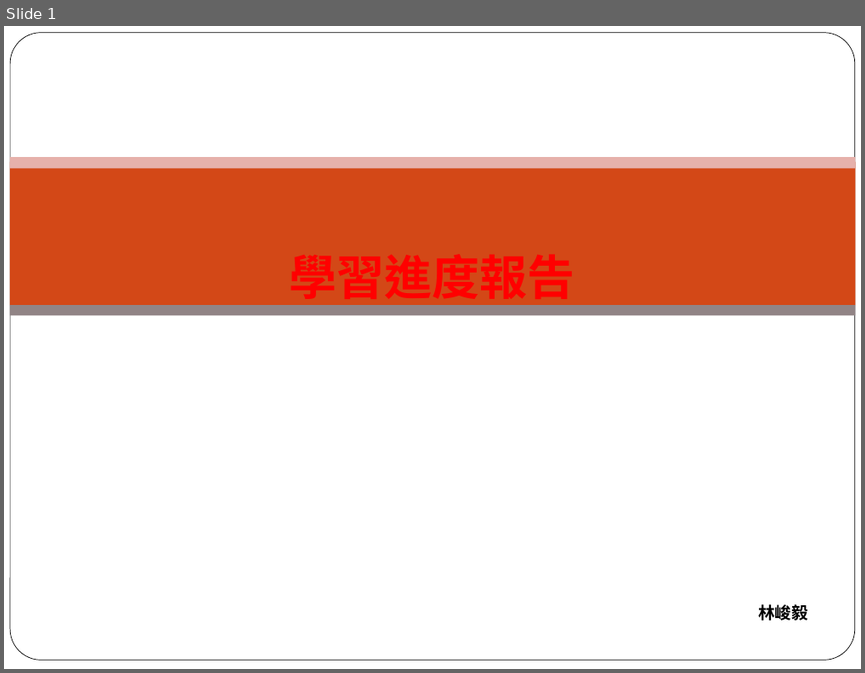
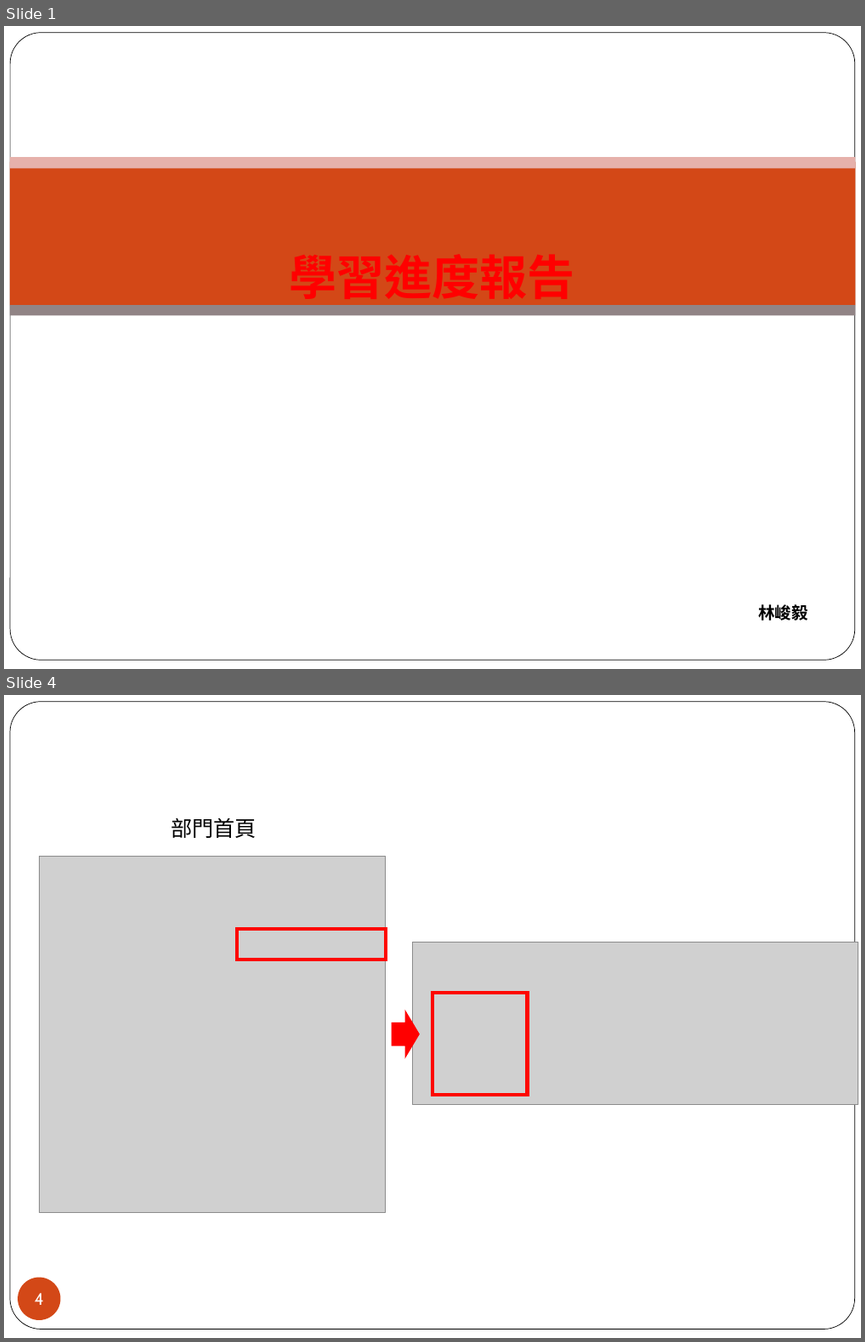
Before and after one commit to a20017428/gh, a slide deck: 週報/FUR/林峻毅(20240603)/林峻毅_週報_1211.ppt. Shown one above the other, each under a label of ours: slide 1 before the commit, slides 1 and 4 after it; the slides between them are not shown. The pictures are 865x673 and 865x1342 pixels, drawn with LibreOffice and Linux fonts; fonts in the diff are those of the drawing; grey boxes stand for pictures; background and template pictures are left out. Boxes give left, top, right and bottom in pixels: in the first picture for what was removed or moved away, otherwise in the second. Text is boxed around its words. In the diff, an @@ line names an element or a change of style, - is before the commit and + after.

```diff
--- a/週報/FUR/林峻毅(20240603)/林峻毅_週報_1211.ppt
+++ b/週報/FUR/林峻毅(20240603)/林峻毅_週報_1211.ppt
@@ slide 4 added at [4, 695, 861, 1338], background picture (left out); not listed: 1 template element that a slide beside it also shows @@
@@ text added at [171, 818, 256, 838], 18 pt, text #000000 @@
+部門首頁
@@ picture added at [39, 857, 386, 1213] @@
@@ rectangle added at [237, 929, 386, 959], outline #FE0600 3 pt @@
@@ picture added at [412, 941, 857, 1104] @@
@@ rectangle added at [432, 993, 528, 1095], outline #FE0600 3 pt @@
@@ right arrow added at [392, 1011, 419, 1056], fill #FF0000, outline #FF0000 0.99 pt @@
@@ page number added at [18, 1276, 61, 1320], fill #D34817, 14 pt, text #FFFFFF @@
+4
```
Also in this commit, not shown: 14 other slides added, 24 slides removed, 22 other files.
